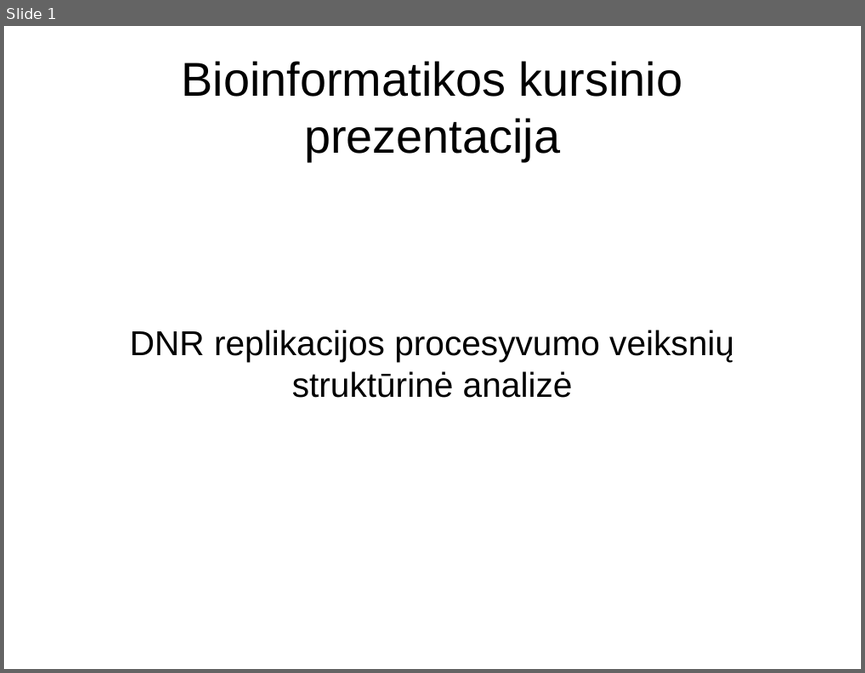
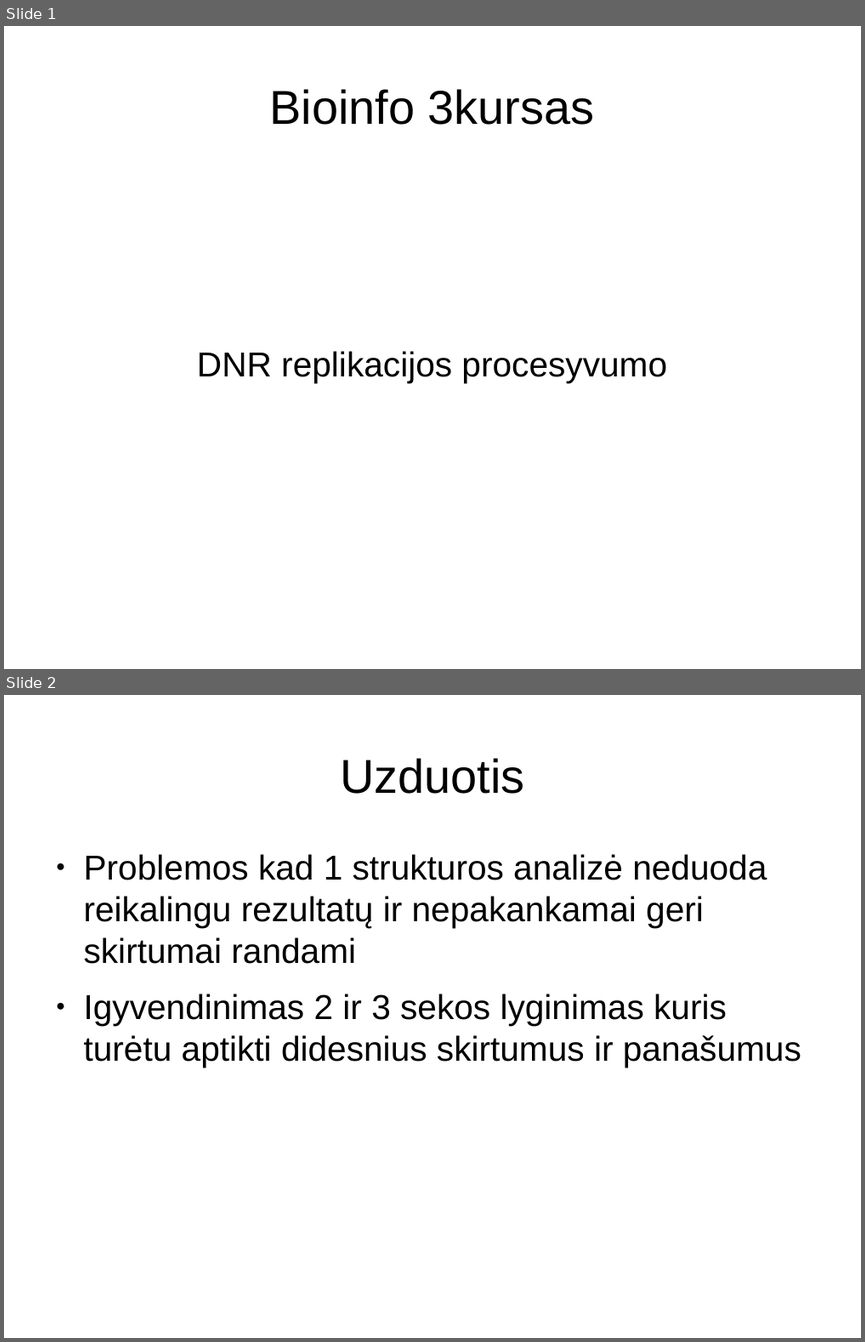
Before and after one commit to Luksys5/LT_programos, a slide deck: Kursinis.odp. Shown one above the other, each under a label of ours: slide 1 before the commit, slides 1 and 2 after it. The pictures are 865x673 and 865x1342 pixels, drawn with LibreOffice and Linux fonts; fonts in the diff are those of the drawing. Boxes give left, top, right and bottom in pixels: in the first picture for what was removed or moved away, otherwise in the second. Text is boxed around its words. In the diff, an @@ line names an element or a change of style, - is before the commit and + after.

```diff
--- a/Kursinis.odp
+++ b/Kursinis.odp
@@ slide 2 added at box(4, 695, 861, 1338), background #FFFFFF @@
@@ title added at box(340, 758, 524, 794), 44 pt, text #000000 @@
+Uzduotis
@@ text added at box(84, 854, 801, 1067), 32 pt, text #000000 @@
+● Problemos kad 1 strukturos analizė neduoda reikalingu rezultatų ir nepakankamai geri skirtumai randami
+● Igyvendinimas 2 ir 3 sekos lyginimas kuris turėtu aptikti didesnius skirtumus ir panašumus
@@ slide 1 changed as well @@
@@ title at box(270, 89, 595, 125): text changed @@
-Bioinformatikos kursinio prezentacija
+Bioinfo 3kursas
@@ subtitle at box(197, 351, 667, 383): text changed @@
-DNR replikacijos procesyvumo veiksnių struktūrinė analizė
+DNR replikacijos procesyvumo
```
Also in this commit, not shown: 1 other slide changed, 7 other slides added, 12 slides removed, 1 other file.
